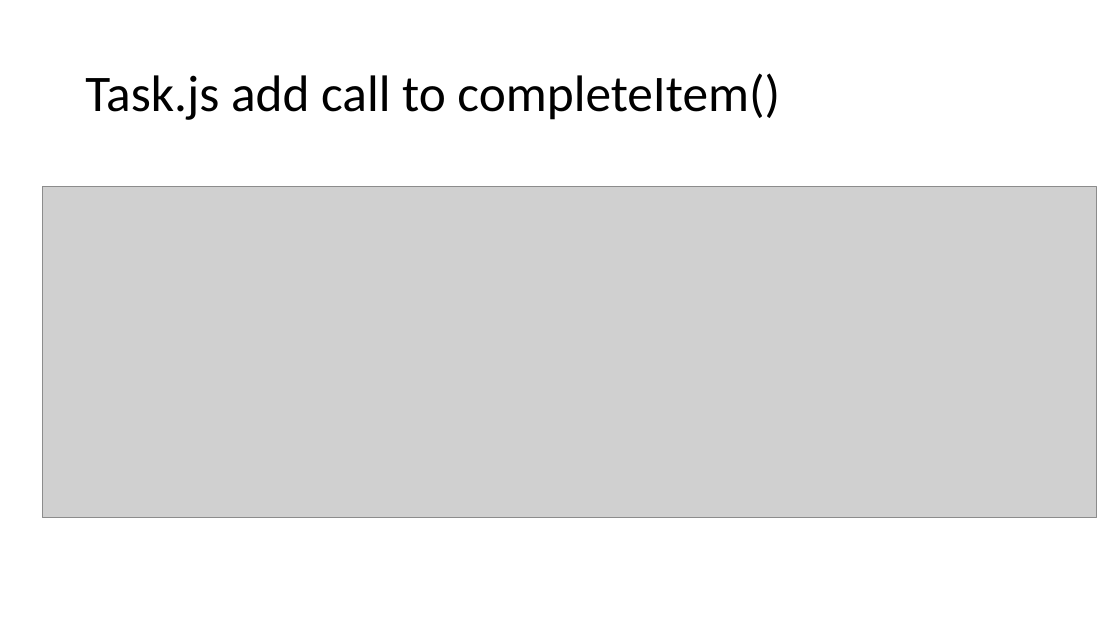
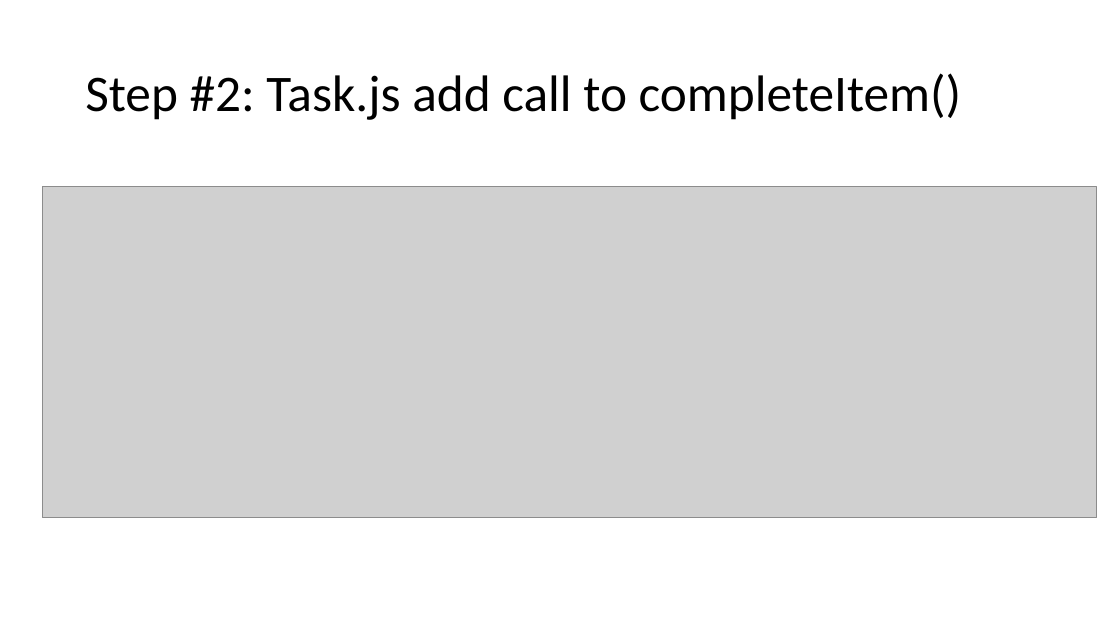
Before and after one commit to apiacademy/2016-04-qcon-sao-paulo, a slide deck: slide 5 of slides/03-x-resources-exercise.pptx. Drawn at 1120x630 pixels with LibreOffice and Linux fonts; fonts in the diff are those of the drawing; grey boxes stand for pictures. Boxes give left, top, right and bottom in pixels: in the first picture for what was removed or moved away, otherwise in the second. Text is boxed around its words. In the diff, an @@ line names an element or a change of style, - is before the commit and + after.

```diff
--- a/slides/03-x-resources-exercise.pptx
+++ b/slides/03-x-resources-exercise.pptx
@@ text at (85, 73, 962, 120): text changed @@
-Task.js add call to completeItem()
+Step #2: Task.js add call to completeItem()
```
Also in this commit, not shown: 1 other slide changed, 3 other files.
